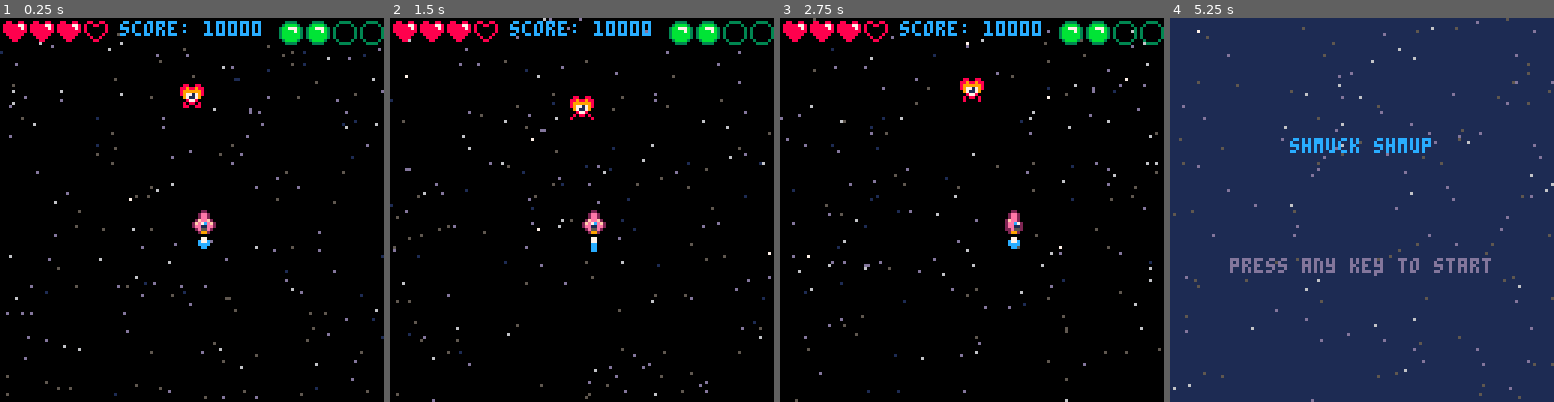
Above: before the commit, frames 1-4 (left to right).
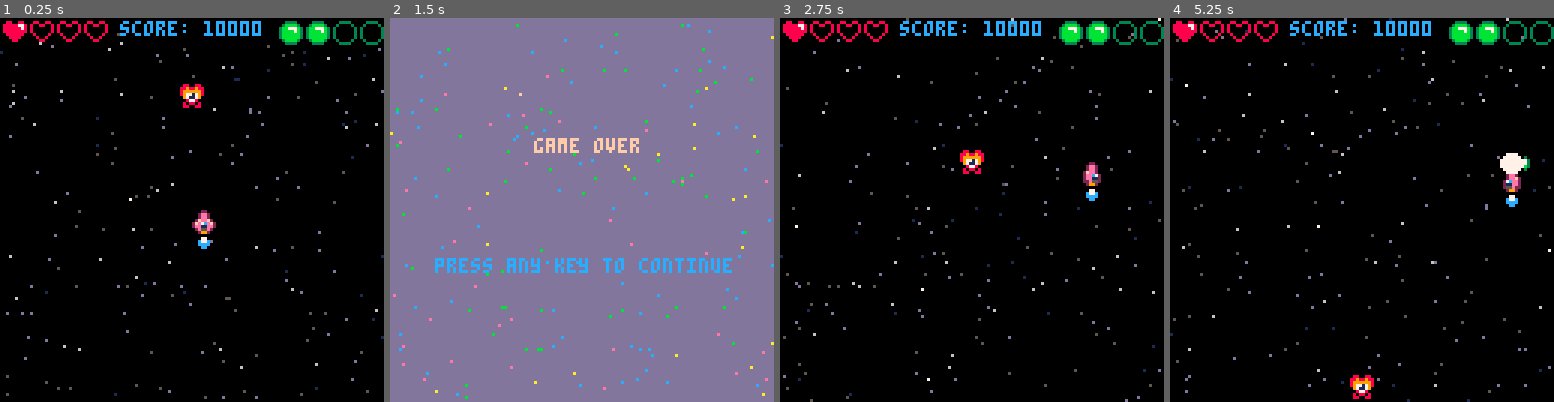
Above: after the commit, the same moments.

Repository: CalebmKopp/shmup-tutorial
Game: PICO-8 cartridge shmup.p8
Two runs of this game, one before a commit and one after it. Both use one fixed random seed, a clock stepped at 60 frames per second and the inputs below.
Inputs:
- Up to frame 1 (0.25 s): no input
- Up to frame 2 (1.5 s): tap X (X key) at 0.33, 1.07 s; tap O (Z key) at 0.7 s
- Up to frame 3 (2.75 s): hold Right 1.6-2.1 s; tap O (Z key) at 1.7, 2.1, 2.5 s; tap X (X key) at 1.85 s; hold Up 2.15-2.42 s; hold Right from 2.47 s (still down)
- Up to frame 4 (5.25 s): tap O (Z key) every 0.4 s from 2.9 to 4.9 s; tap X (X key) at 2.97, 4.08, 5.2 s; release Right at 3.03 s; hold Left 3.08-3.58 s; hold Down 3.63-3.97 s; hold Right 4.02-4.68 s; hold Up 4.73-5.03 s; hold Left from 5.08 s (still down)

The runs differ from the first frame. In frame 1, 0.3% of the frame differs, in the area x 8-21%, y 1-6%; in frame 2, 100%; in frame 3, 3.6%; in frame 4, 100%, in the area x 0-100%, y 0-100%.

Commit message:
if we detect collision, and lives 0, mode="over"

Diff:
--- a/shmup.p8
+++ b/shmup.p8
@@ -70,7 +70,7 @@
 	myen.spr=55
 	add(enemies, myen)
 	score=10000
-	lives=3
+	lives=1
 	bombs=2
 end
 -->8
@@ -268,11 +268,6 @@
 		shoot_bul("std")
 	end
 
-	--todo: gameover temp button
-	if btnp(4) then
-		mode="over"
-	end
-
 	--change ship draw coords
 	ship.x += ship.xspd
 	ship.y += ship.yspd
@@ -320,8 +315,16 @@
 		if col(en_ref,ship) then
 			lives-=1
 			sfx(0)
-		end
-	end
+			--react to collision, del en
+			del(enemies,en_ref)
+		end
+	end
+
+	if lives <= 0 then
+		mode="over"
+		return
+	end
+
 	--animate flame
 	boost.spr+=1
 	if boost.spr>=11 then
